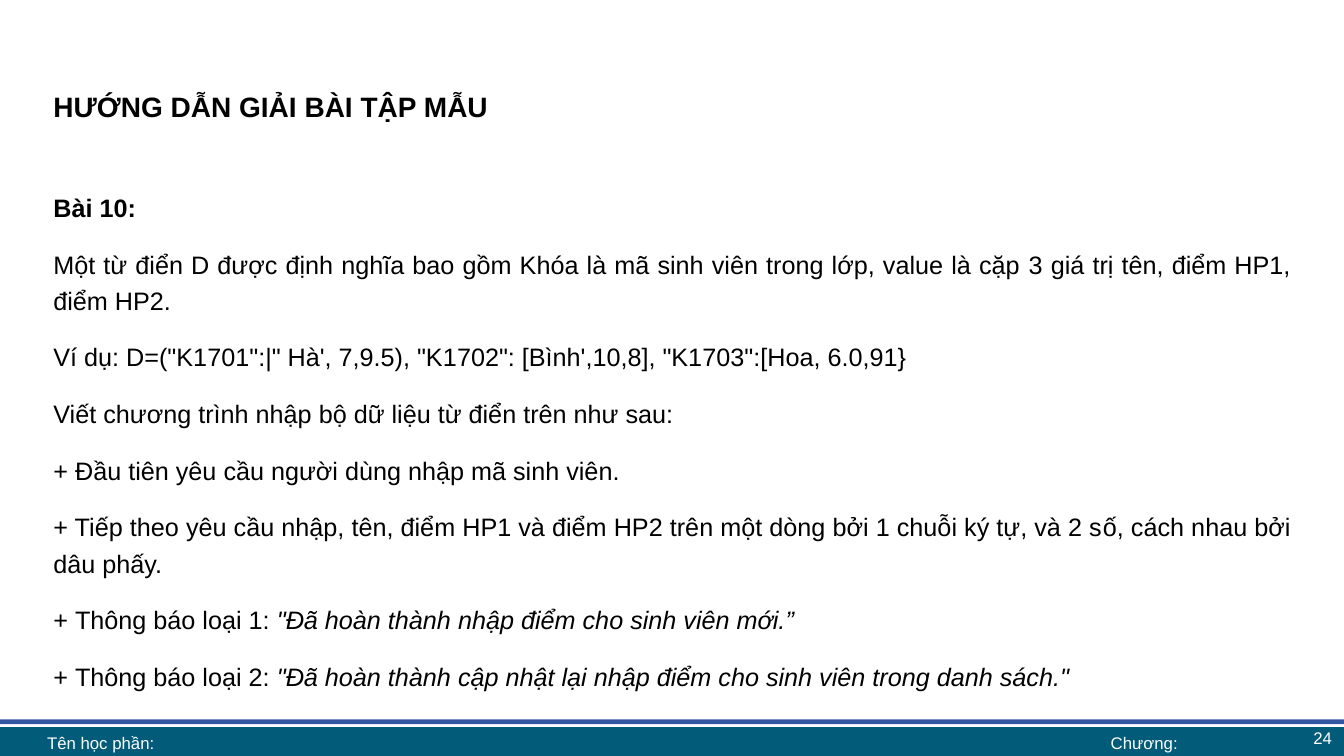
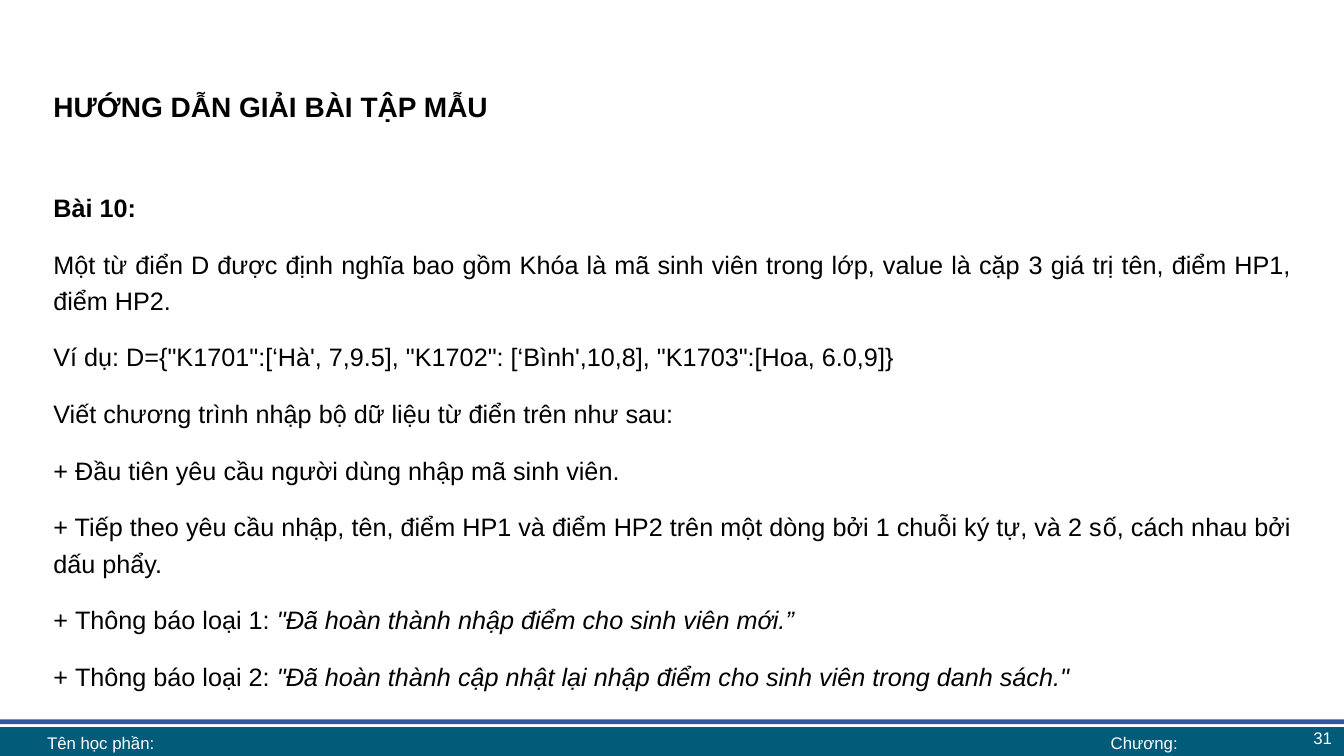
Before and after one commit to lhaaaaa/17A2-Ca-sang, a slide deck: slide 31 of Lab 6 + 7/Lab 7 bài giảng.pptx (slide 24 before the commit). Drawn at 1344x756 pixels with LibreOffice and Linux fonts; fonts in the diff are those of the drawing; background and template pictures are left out. Boxes give left, top, right and bottom in pixels: in the first picture for what was removed or moved away, otherwise in the second. Text is boxed around its words. In the diff, an @@ line names an element or a change of style, - is before the commit and + after.

```diff
--- a/Lab 6 + 7/Lab 7 bài giảng.pptx
+++ b/Lab 6 + 7/Lab 7 bài giảng.pptx
@@ text at (53,347,894,372): text changed @@
-Ví dụ: D=("K1701":|" Hà', 7,9.5), "K1702": [Bình',10,8], "K1703":[Hoa, 6.0,91}
+Ví dụ: D={"K1701":[‘Hà', 7,9.5], "K1702": [‘Bình',10,8], "K1703":[Hoa, 6.0,9]}
@@ text at (53,516,1290,578): text changed @@
-+ Tiếp theo yêu cầu nhập, tên, điểm HP1 và điểm HP2 trên một dòng bởi 1 chuỗi ký tự, và 2 số, cách nhau bởi dâu phấy.
++ Tiếp theo yêu cầu nhập, tên, điểm HP1 và điểm HP2 trên một dòng bởi 1 chuỗi ký tự, và 2 số, cách nhau bởi dấu phẩy.
@@ page number at (1313,732,1332,744): text changed @@
-24
+31
```
Also in this commit, not shown: 7 other slides changed, 7 slides added, 1 other file.
